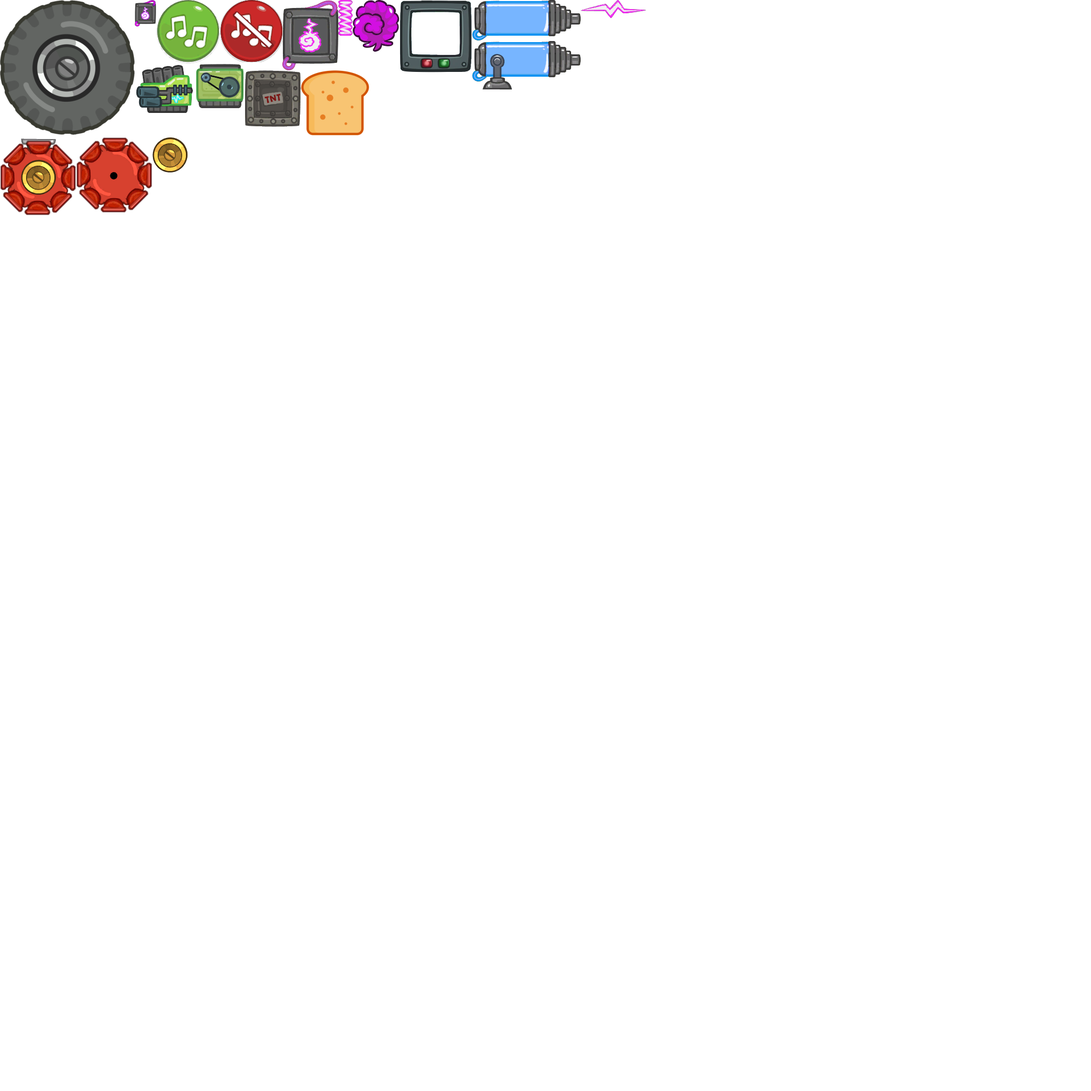
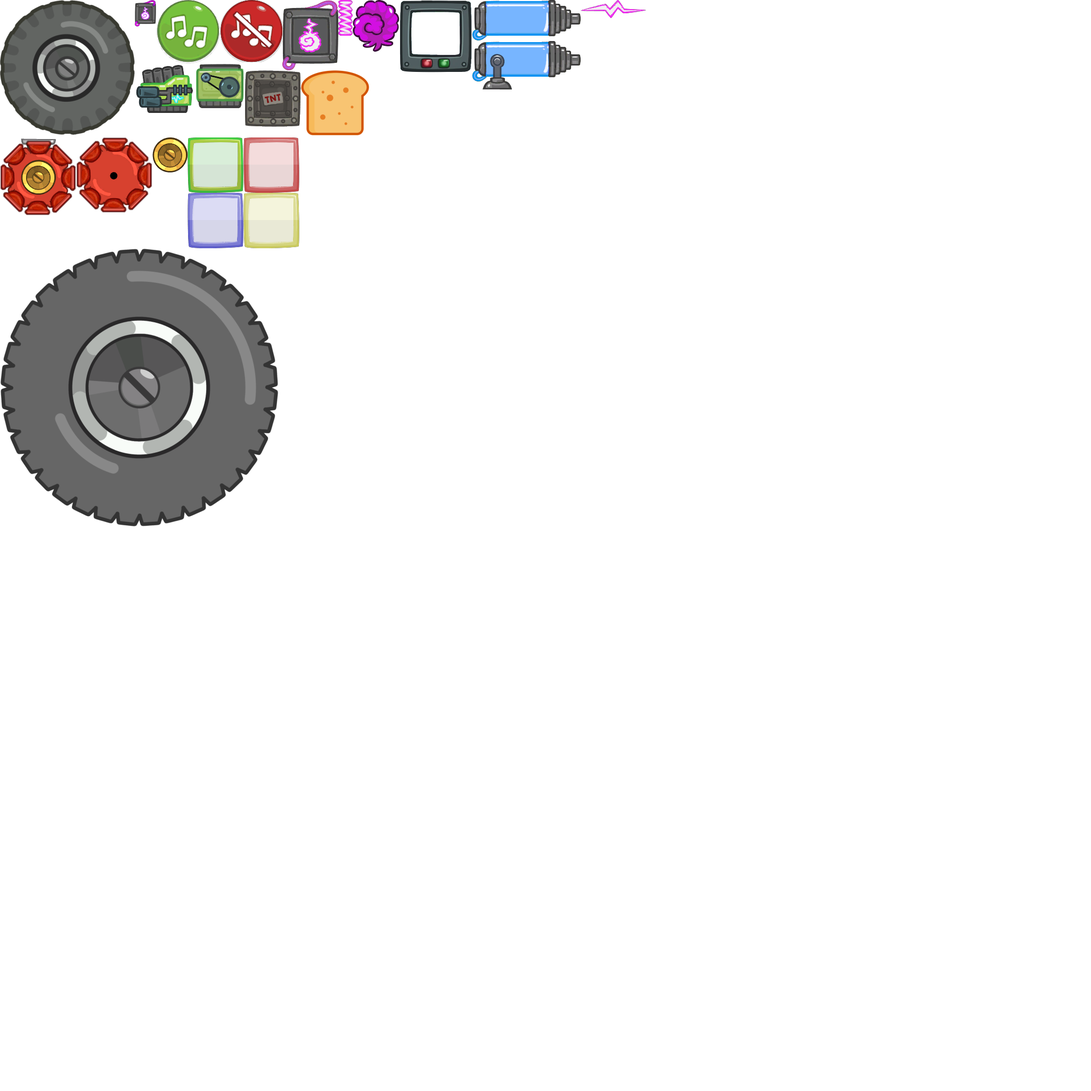
The second 1091 × 1091 image is a revision of the first. Changes to its layers:
added layer "Larger Off Road Wheel" above "Pasted Layer #1" over [0, 248, 279, 528]
added layer "Pasted Layer #1" above "Bread" over [187, 137, 300, 249]
